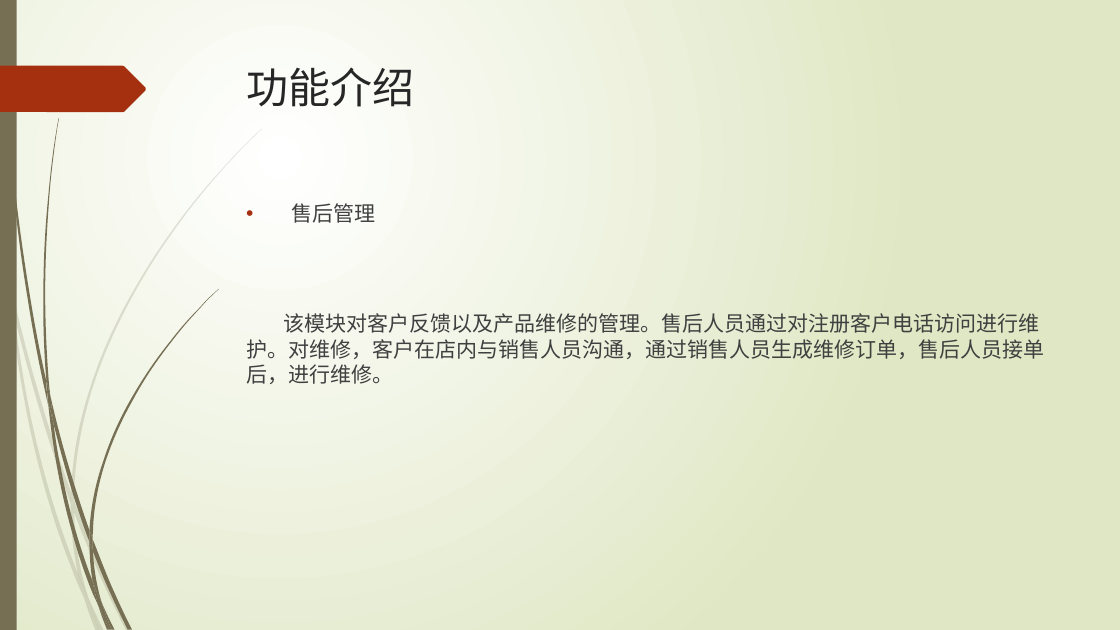
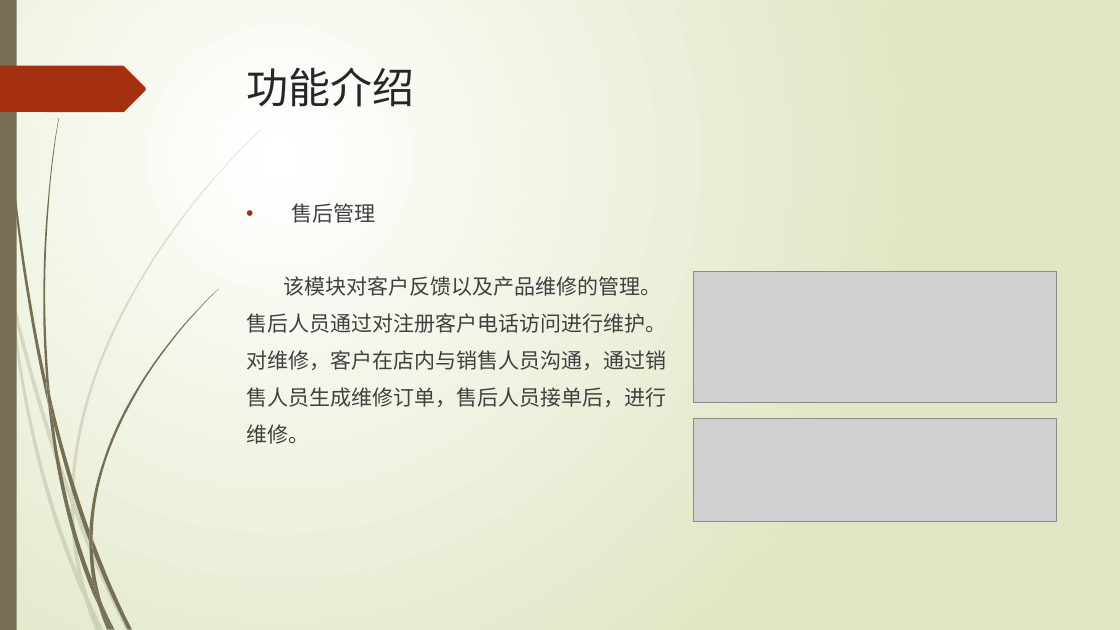
Before and after one commit to LNNying/CompletionReport, a slide deck: slide 14 of 软外4-刘宁宁201540704137-产品说明.pptx. Drawn at 1120x630 pixels with LibreOffice and Linux fonts; fonts in the diff are those of the drawing; grey boxes stand for pictures. Boxes give left, top, right and bottom in pixels: in the first picture for what was removed or moved away, otherwise in the second. Text is boxed around its words. In the diff, an @@ line names an element or a change of style, - is before the commit and + after.

Commit message:
修改产品文档

```diff
--- a/软外4-刘宁宁201540704137-产品说明.pptx
+++ b/软外4-刘宁宁201540704137-产品说明.pptx
@@ text at (246,276,666,444): text changed @@
-该模块对客户反馈以及产品维修的管理。售后人员通过对注册客户电话访问进行维护。对维修，客户在店内与销售人员沟通，通过销售人员生成维修订单，售后人员接单后，进行维修。
+该模块对客户反馈以及产品维修的管理。
+售后人员通过对注册客户电话访问进行维护。
+对维修，客户在店内与销售人员沟通，通过销
+售人员生成维修订单，售后人员接单后，进行
+维修。
@@ picture added at (693,272,1057,403) @@
@@ picture added at (693,418,1057,521) @@
```
Also in this commit, not shown: 11 other slides changed.
